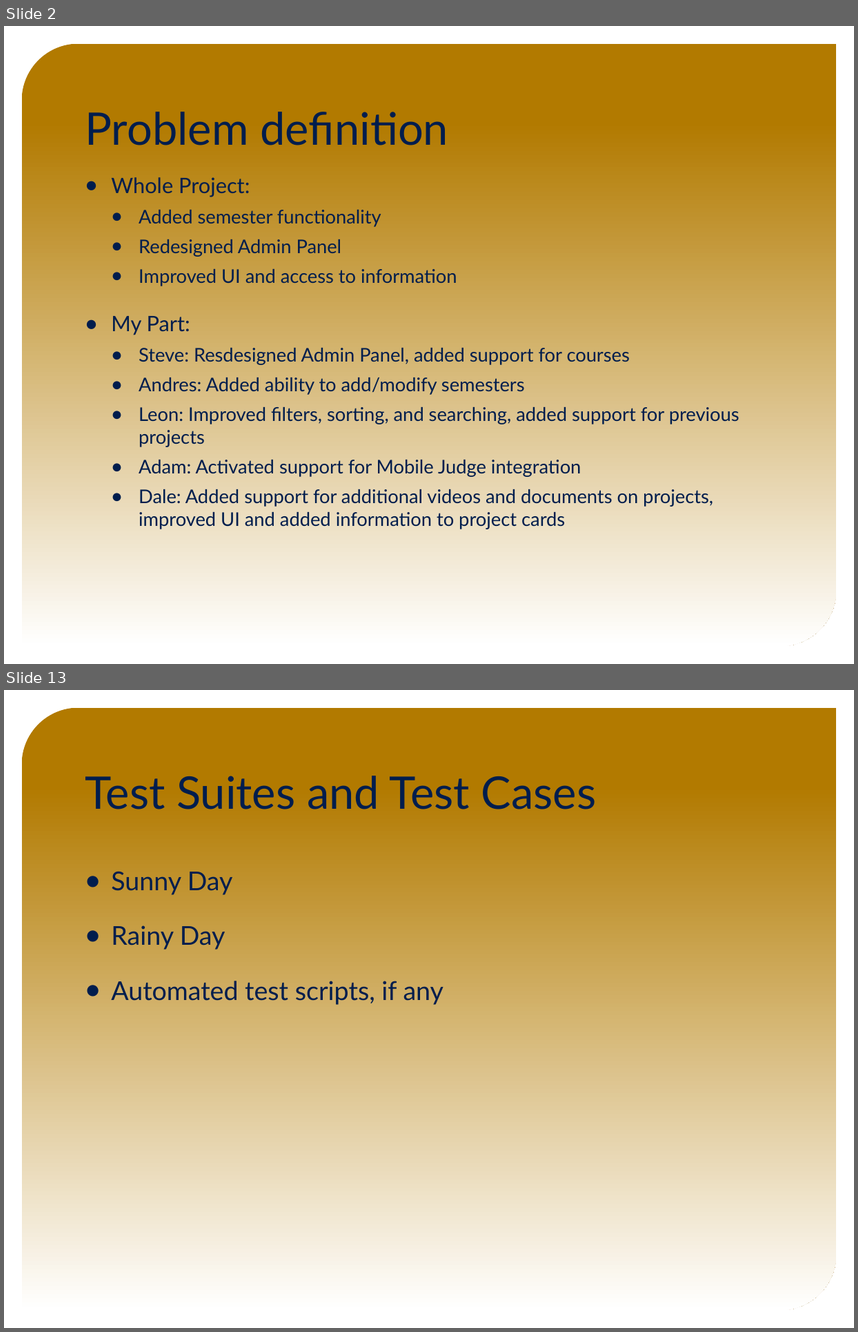
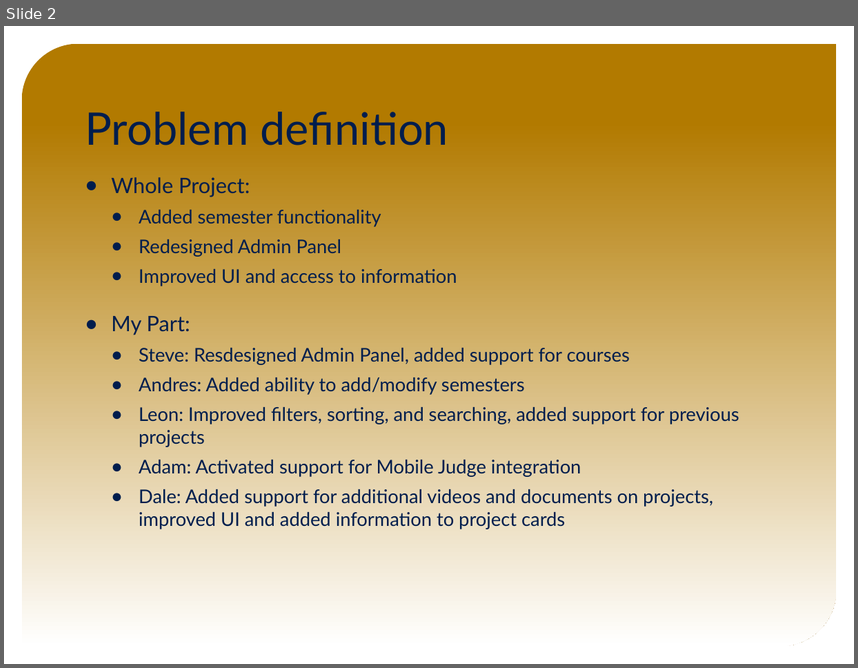
Before and after one commit to FIU-SCIS-Senior-Projects/VIP-Website-7.0, a slide deck: Presentation Slides/Final Presentation Slides.pptx. Shown one above the other, each under a label of ours: slides 2 and 13 before the commit, slide 2 after it; the slides between them are not shown. The pictures are 858x1332 and 858x668 pixels, drawn with LibreOffice and Linux fonts; fonts in the diff are those of the drawing; background and template pictures are left out. Boxes give left, top, right and bottom in pixels: in the first picture for what was removed or moved away, otherwise in the second. Text is boxed around its words. In the diff, an @@ line names an element or a change of style, - is before the commit and + after.

```diff
--- a/Presentation Slides/Final Presentation Slides.pptx
+++ b/Presentation Slides/Final Presentation Slides.pptx
@@ slide 13 removed at (x1=4, y1=690, x2=854, y2=1328), background picture (left out); not listed: 1 template element that a slide beside it also shows @@
@@ title removed at (x1=85, y1=776, x2=596, y2=809) @@
-Test Suites and Test Cases
@@ text removed at (x1=111, y1=871, x2=444, y2=1005) @@
-● Sunny Day
-● Rainy Day
-● Automated test scripts, if any
```
Also in this commit, not shown: 6 slides changed, 11 slides added, 5 other slides removed, 1 other file.
